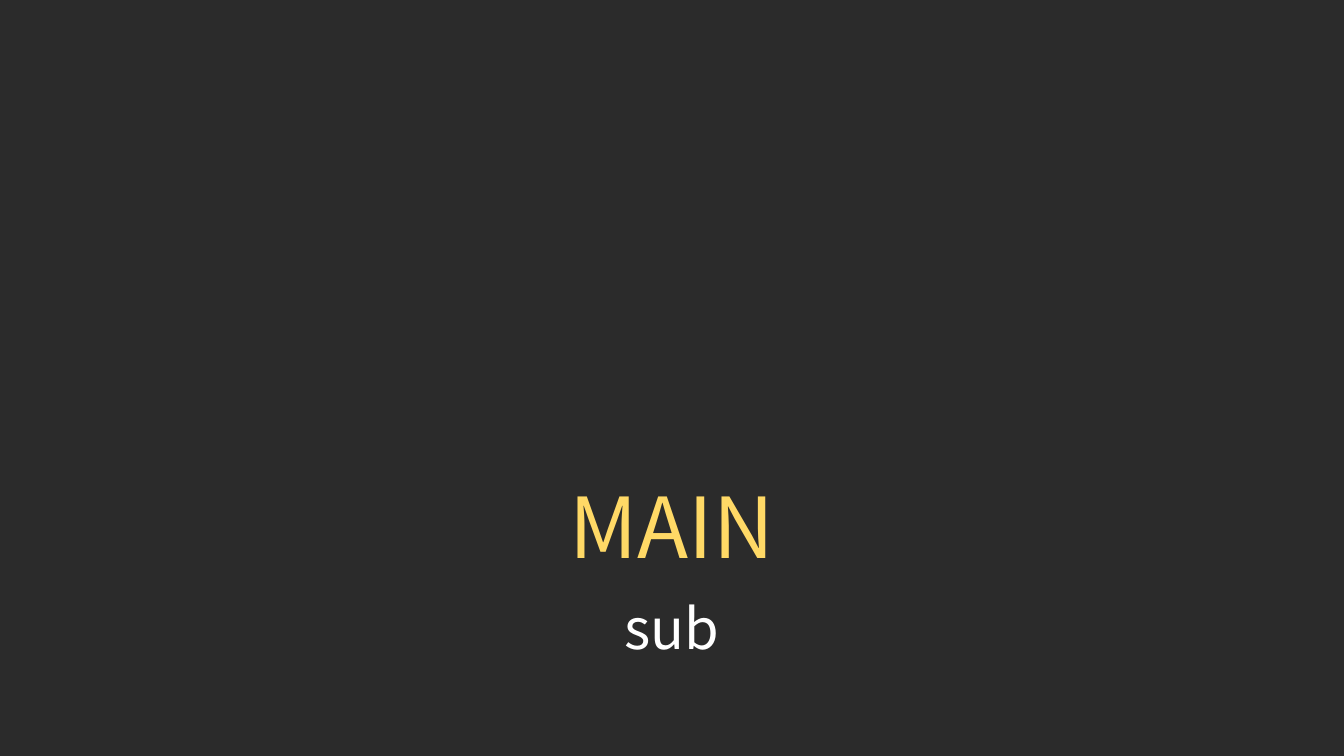
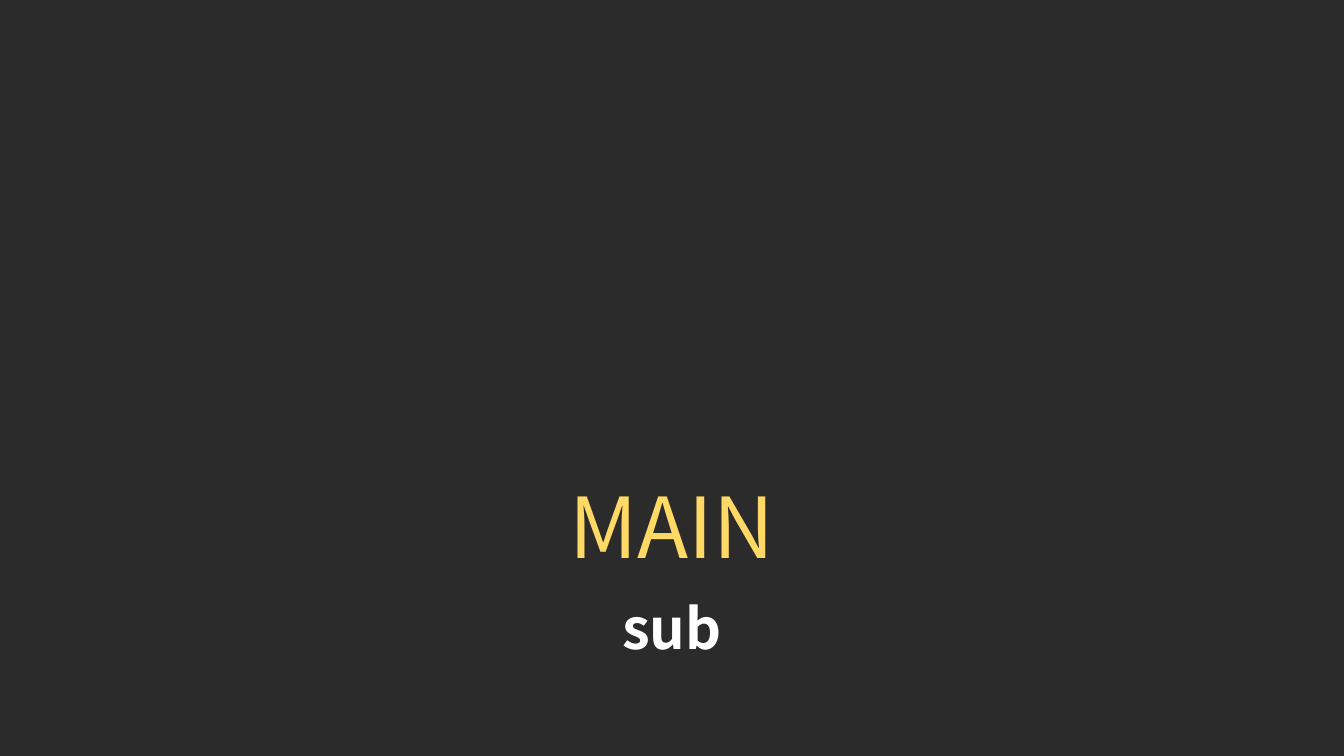
Before and after one commit to doomlover/KSGameEngineTutorials, a slide deck: slide 1 of PPTs/模板.pptx. Drawn at 1344x756 pixels with LibreOffice and Linux fonts; fonts in the diff are those of the drawing; background and template pictures are left out; a plain dark background stands for a picture behind light text. Boxes give left, top, right and bottom in pixels: in the first picture for what was removed or moved away, otherwise in the second. Text is boxed around its words. In the diff, an @@ line names an element or a change of style, - is before the commit and + after.

```diff
--- a/PPTs/模板.pptx
+++ b/PPTs/模板.pptx
@@ text "sub" at <box>622,604,721,650</box>: bold on @@
```
Also in this commit, not shown: 9 other slides changed.
